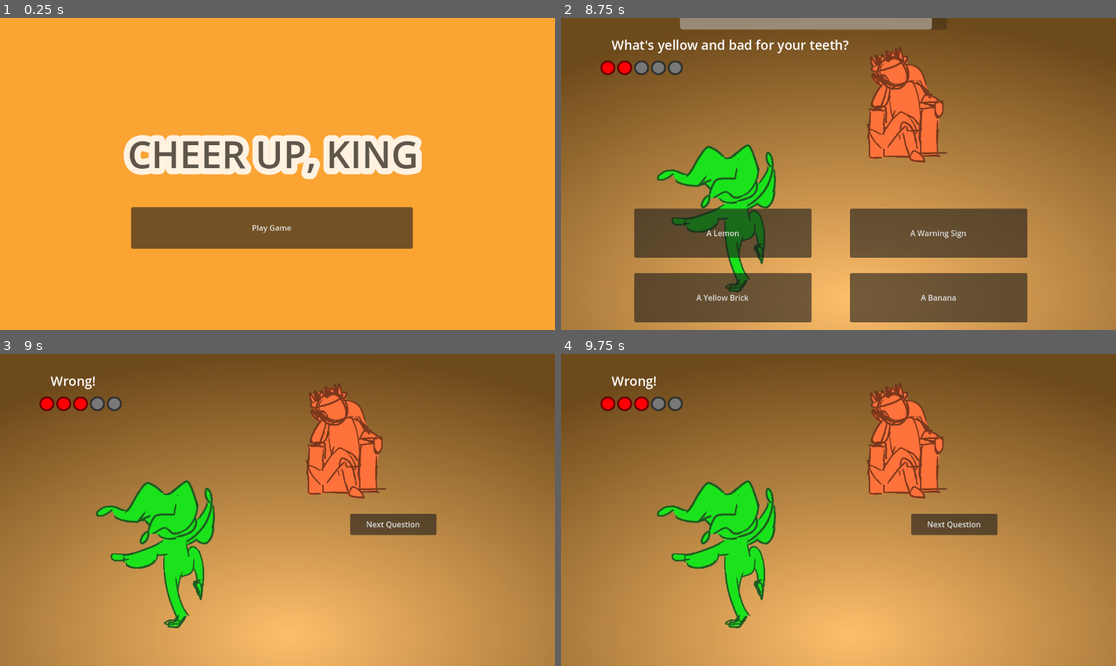
Above: before the commit, frames 1-4 (two rows, left to right).
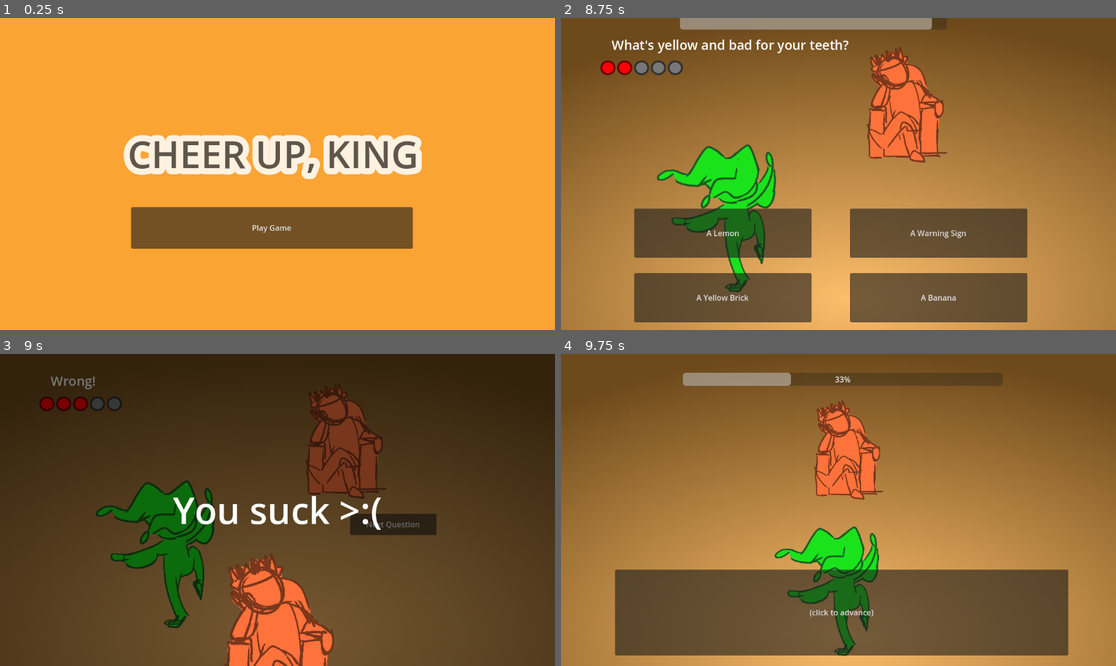
Above: after the commit, the same moments.

Repository: S1lv3rn/GGJ2024
Game: Godot game, scene res://main_menu.tscn
The game is run twice, just before and just after one commit, with the same random seed, the same clock (stepped at 60 frames per second) and the same inputs. The engine's default icon, where the game draws it, is replaced by a stand-in: a white triangle on a blue panel in a dark square.
Inputs (mouse positions are in pixels of both pictures, inside the frame that each line leads up to):
- Up to frame 1 (0.25 s): no input
- Up to frame 2 (8.75 s): click "Play Game" at 0.5 s; click "(click to advance)" at 1.25 s; click "You got summoned to the COURT…" at 2 s; click "To save your head you gotta..." at 2.75 s; click "MAKE" at 3.5 s; click "MAKE HIM" at 4.25 s; click "MAKE HIM LAUGH!" at 5 s; click "An Apple" at 5.75 s; click "Next Question" at 6.5 s; click "Candy" at 7.25 s; click "Next Question" at 8 s
- Up to frame 3 (9 s): click "A Lemon" at 8.75 s
- Up to frame 4 (9.75 s): tap Enter at 9.5 s; move the mouse to (960, 494) at 9.52 s; press the mouse at (960, 494) at 9.53 s; hold Right (right) from 9.53 s (still down)

Frames 1-2 are identical in both runs. In frame 3, 100% of the frame differs, in the area x 0-100%, y 0-100%; in frame 4, 38%.
Error before the commit: Invalid assignment of property or key 'visible' with value of type 'bool' on a base object of type 'null instance'. (res://game_end.gd:16)

Commit message:
last push!

Diff:
--- a/game_end.gd
+++ b/game_end.gd
@@ -13,7 +13,7 @@
 			get_tree().change_scene_to_file("res://main_game.tscn")
 
 func displayResult(result):
-	%ColorRect/King.visible = true
+	%King.global_position.y = 638
 	if !result:
 		%GameEndLabel.text = "You suck >:("
 		visible = true
@@ -25,7 +25,7 @@
 
 
 func gameEnd(hasWon):
-	%ColorRect/King.visible = false
+	%King.global_position.y = 638*3
 	if hasWon:
 		%GameEndLabel.text = "You Made Him Laugh!"
 		%yay.play()
--- a/game_end.tscn
+++ b/game_end.tscn
@@ -21,7 +21,6 @@
 
 [node name="King" parent="ColorRect" instance=ExtResource("2_xjohf")]
 unique_name_in_owner = true
-modulate = Color(1, 0.447059, 0.231373, 1)
 position = Vector2(584, 638)
 
 [node name="GameEndLabel" type="Label" parent="."]
--- a/jesture-old.tscn
+++ /dev/null
@@ -1,19 +0,0 @@
-[gd_scene load_steps=4 format=3 uid="uid://bm8tlijkqh035"]
-
-[ext_resource type="Script" path="res://jesture.gd" id="1_g56ar"]
-[ext_resource type="Texture2D" uid="uid://bnmy8k31d3ehd" path="res://icon.svg" id="2_twhql"]
-
-[sub_resource type="RectangleShape2D" id="RectangleShape2D_xd4si"]
-size = Vector2(128, 128)
-
-[node name="Jesture" type="Area2D"]
-script = ExtResource("1_g56ar")
-
-[node name="CollisionShape2D" type="CollisionShape2D" parent="."]
-position = Vector2(1, -1)
-shape = SubResource("RectangleShape2D_xd4si")
-
-[node name="Jesture" type="Sprite2D" parent="."]
-texture = ExtResource("2_twhql")
-
-[connection signal="area_entered" from="." to="." method="_on_area_entered"]
Not shown, added: export_presets.cfg
Not shown, removed: Art/.art-draft.kra-autosave.kra
Not shown, changed: Art/art-draft.kra
Not shown, changed: Art/art-draft.kra.1~
Not shown, changed: Art/art-draft.kra.2~
